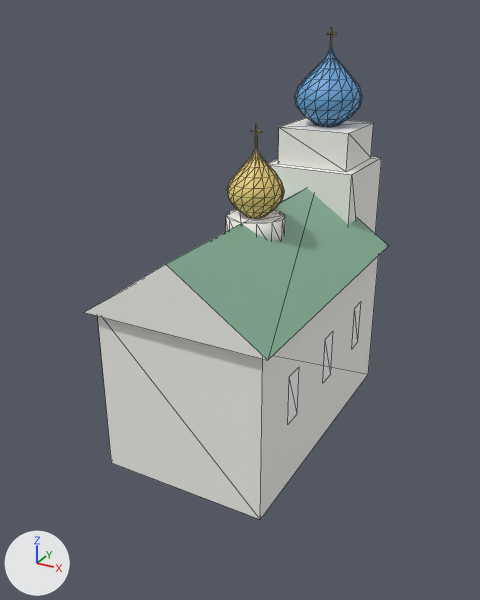
The glTF model assets/buildings/church.glb, before and after one commit.
Rendered twice from a 50 mm lens placed at (14.0, -28.9, 19.9), pointed at (-1.0, -1.7, 6.3). Lighting does not change. The marker at lower left points along +X, +Y and +Z. The older version comes first. Mesh edges are drawn as thin lines. Objects named as collision shapes, trigger or cutter boxes, shadow casters or lower levels of detail are left out. Vertices at exactly the same position are counted once.

The first picture shows 'church'.
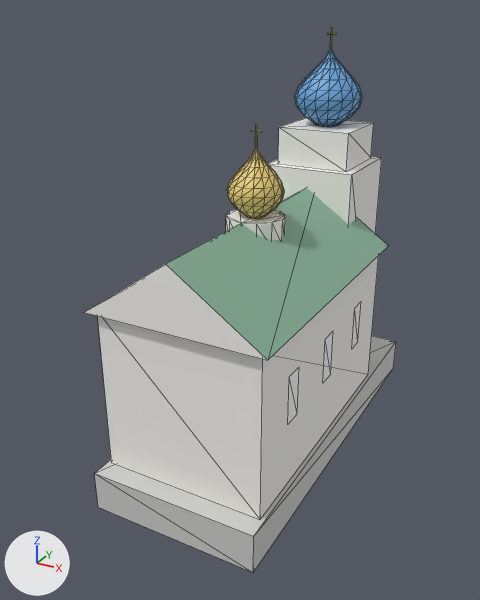
Diff of the bpy script that builds the scene:
```diff
--- a/assets/buildings/church.glb.py
+++ b/assets/buildings/church.glb.py
@@ mat_concrete @@
+mat_concrete = principled_material('concrete')
+mat_concrete.base_color = (0.62, 0.62, 0.6)  # light grey #cececb
@@ me_church @@
 # used by ob_church; location = (0.0, 0.0, 0.0)
-me_church.from_pydata(...)  # 402 vertices, 660 faces; spans x -4.4..4.4, y -9.4..9.0, z 0.0..19.0
+me_church.from_pydata(...)  # 410 vertices, 672 faces; spans x -4.4..4.4, y -10.0..10.0, z -2.0..19.0
+# me_church part 1: a new loose piece, a box spanning x -4.2..4.2, y -10.0..10.0, z -2.0..0.0, in mat_concrete (light grey #cececb)
 me_church.materials.append(mat_plaster_white)
@@ me_church @@
 me_church.materials.append(mat_window_plain)
+me_church.materials.append(mat_concrete)  # light grey #cececb
```

Location of each change, (x1, y1, x2, y2) in pixels of the pictures (480 x 600 px):
'church', reshaped (11% taller)
    before: (84, 27, 389, 519)
    after: (84, 27, 396, 572)
part 1 of me_church, added
    after: (95, 336, 396, 572)
